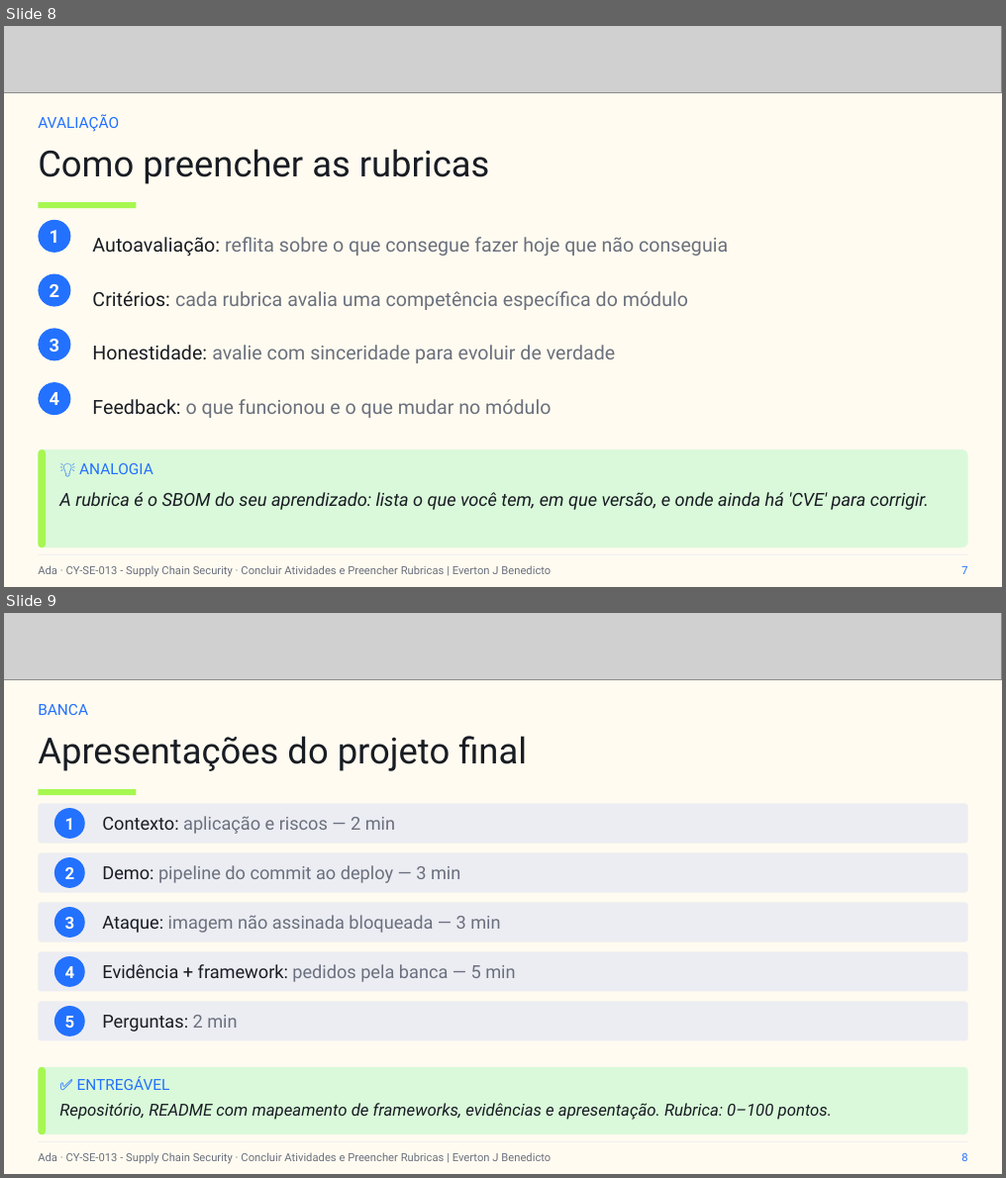
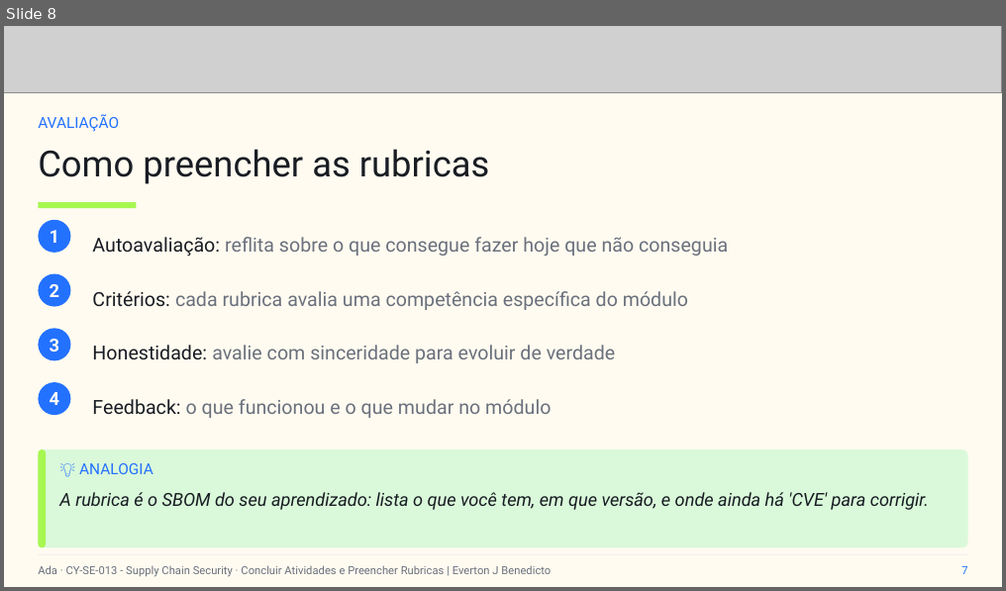
Before and after one commit to everton-dev/AdaTech.Aulas, a slide deck: CY-SE-013 - Supply Chain Security/slides/Aula_09_Concluir_Atividades_e_Preencher_Rubricas.pptx. Shown one above the other, each under a label of ours: slides 8 and 9 before the commit, slide 8 after it. The pictures are 1006x1178 and 1006x591 pixels, drawn with LibreOffice and Linux fonts; fonts in the diff are those of the drawing; grey boxes stand for pictures. Boxes give left, top, right and bottom in pixels: in the first picture for what was removed or moved away, otherwise in the second. Text is boxed around its words. In the diff, an @@ line names an element or a change of style, - is before the commit and + after.

```diff
--- a/CY-SE-013 - Supply Chain Security/slides/Aula_09_Concluir_Atividades_e_Preencher_Rubricas.pptx
+++ b/CY-SE-013 - Supply Chain Security/slides/Aula_09_Concluir_Atividades_e_Preencher_Rubricas.pptx
@@ slide 9 removed at bbox=[4, 613, 1002, 1174], background #FFFBF0 @@
@@ picture removed at bbox=[4, 613, 1002, 680] @@
@@ text removed at bbox=[38, 704, 88, 715] @@
-BANCA
@@ text removed at bbox=[38, 736, 527, 771] @@
-Apresentações do projeto final
@@ rectangle removed at bbox=[38, 789, 136, 795] @@
@@ rounded rectangle removed at bbox=[38, 804, 968, 844] @@
@@ ellipse removed at bbox=[54, 809, 85, 840] @@
@@ text removed at bbox=[65, 818, 75, 830] @@
-1
@@ text removed at bbox=[102, 816, 395, 834] @@
-Contexto: aplicação e riscos — 2 min
@@ rounded rectangle removed at bbox=[38, 854, 968, 893] @@
@@ ellipse removed at bbox=[54, 858, 85, 888] @@
@@ text removed at bbox=[65, 867, 75, 879] @@
-2
@@ text removed at bbox=[102, 865, 460, 883] @@
-Demo: pipeline do commit ao deploy — 3 min
@@ rounded rectangle removed at bbox=[38, 902, 968, 943] @@
@@ ellipse removed at bbox=[54, 907, 85, 939] @@
@@ text removed at bbox=[65, 917, 75, 929] @@
-3
@@ text removed at bbox=[102, 915, 500, 933] @@
-Ataque: imagem não assinada bloqueada — 3 min
@@ rounded rectangle removed at bbox=[38, 953, 968, 992] @@
@@ ellipse removed at bbox=[54, 957, 85, 987] @@
@@ text removed at bbox=[65, 966, 75, 978] @@
-4
@@ text removed at bbox=[102, 964, 515, 982] @@
-Evidência + framework: pedidos pela banca — 5 min
@@ rounded rectangle removed at bbox=[38, 1001, 968, 1041] @@
@@ ellipse removed at bbox=[54, 1006, 85, 1037] @@
@@ text removed at bbox=[65, 1016, 75, 1028] @@
-5
@@ text removed at bbox=[102, 1015, 237, 1032] @@
-Perguntas: 2 min
@@ rounded rectangle removed at bbox=[38, 1067, 968, 1135] @@
@@ rounded rectangle removed at bbox=[38, 1067, 46, 1135] @@
@@ text removed at bbox=[77, 1076, 170, 1090] @@
-✅ ENTREGÁVEL
@@ text removed at bbox=[59, 1103, 833, 1120] @@
-Repositório, README com mapeamento de frameworks, evidências e apresentação. Rubrica: 0–100 pontos.
@@ rectangle removed at bbox=[38, 1142, 968, 1143] @@
@@ text removed at bbox=[38, 1153, 550, 1164] @@
-Ada · CY-SE-013 - Supply Chain Security · Concluir Atividades e Preencher Rubricas | Everton J Benedicto
@@ text removed at bbox=[961, 1154, 967, 1161] @@
-8
```
Also in this commit, not shown: 4 slides changed.
